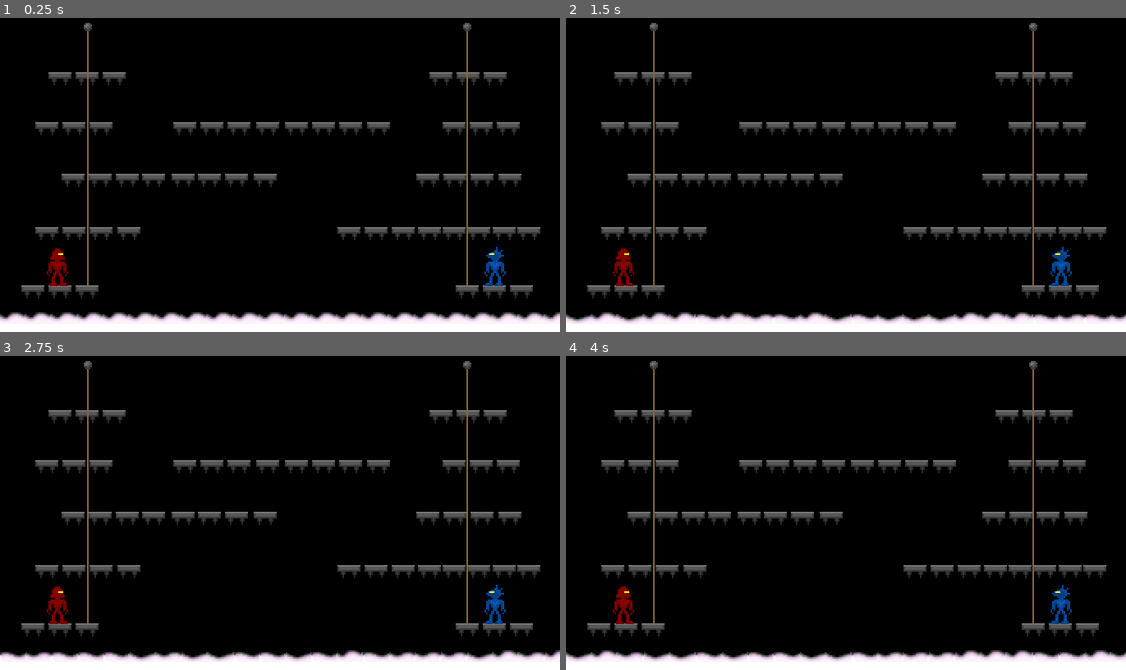
Above: before the commit, frames 1-4 (two rows, left to right).
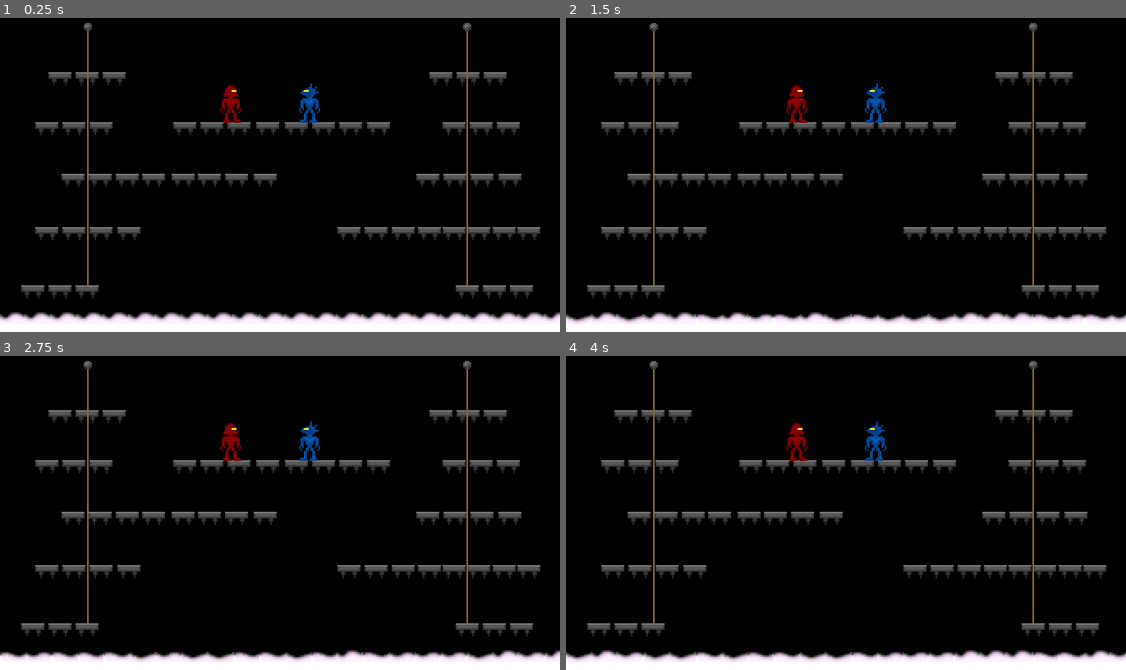
Above: after the commit, the same moments.

Repository: igorcafe/mduel-godot
Game: Godot game, scene res://Main.tscn
The game is run twice, just before and just after one commit, with the same random seed, the same clock (stepped at 60 frames per second) and the same inputs.
Inputs:
- Up to frame 1 (0.25 s): no input
- Up to frame 2 (1.5 s): tap Enter at 0.5 s
- Up to frame 3 (2.75 s): no input
- Up to frame 4 (4 s): no input

The runs differ from the first frame. In frame 1, 1.0% of the frame differs, in the area x 8-91%, y 20-86%; in frame 2, 1.0%; in frame 3, 1.0%; in frame 4, 1.0%.

Commit message:
Added Node2D for grouping players

Diff:
--- a/src/Main.tscn
+++ b/src/Main.tscn
@@ -229,12 +229,14 @@
 [node name="Rope2" parent="Ropes" instance=ExtResource( 9 )]
 position = Vector2( 284.097, 163.793 )
 
-[node name="Player1" parent="." instance=ExtResource( 1 )]
-position = Vector2( 35.4777, 159.314 )
+[node name="Players" type="Node2D" parent="."]
+
+[node name="Player1" parent="Players" instance=ExtResource( 1 )]
+position = Vector2( 141.01, 63.8723 )
 player_texture = ExtResource( 7 )
 
-[node name="Player2" parent="." instance=ExtResource( 1 )]
-position = Vector2( 301.043, 159.314 )
+[node name="Player2" parent="Players" instance=ExtResource( 1 )]
+position = Vector2( 187.942, 64.2927 )
 id = "p2"
 facing_right = false
 player_texture = ExtResource( 8 )
